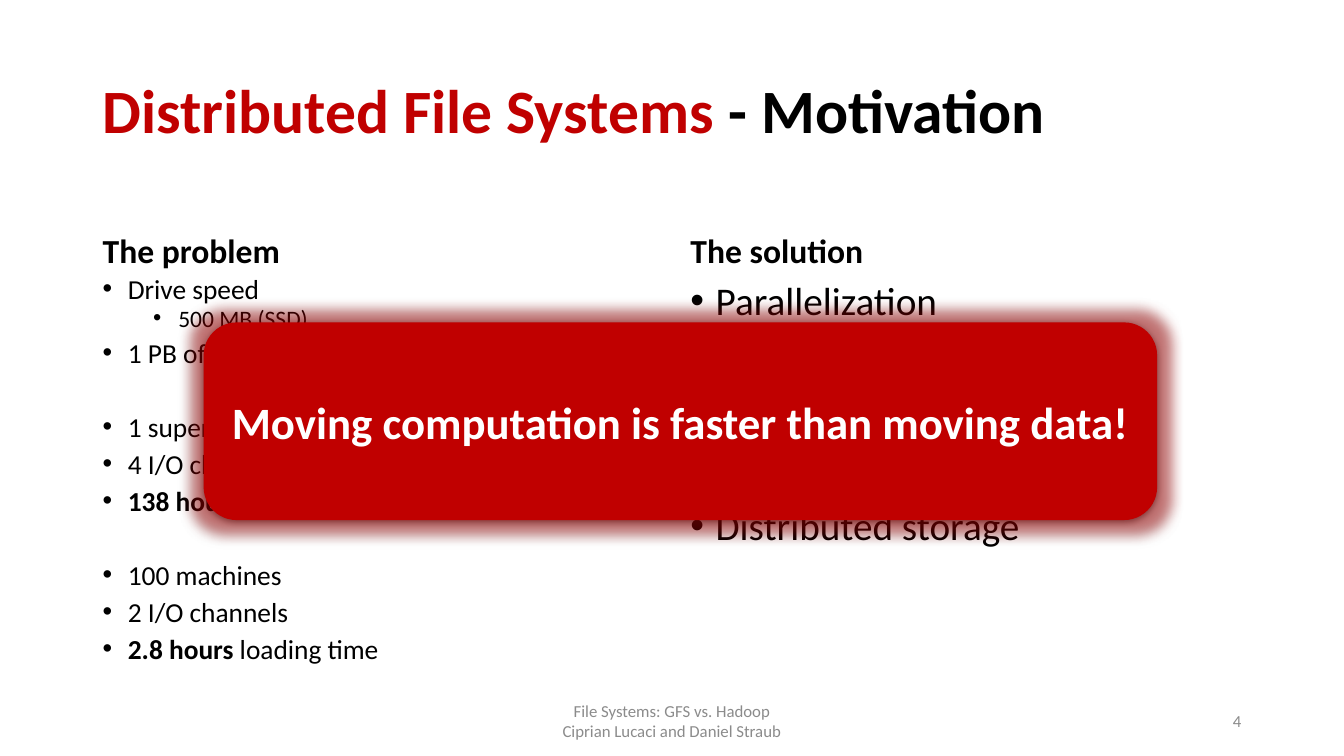
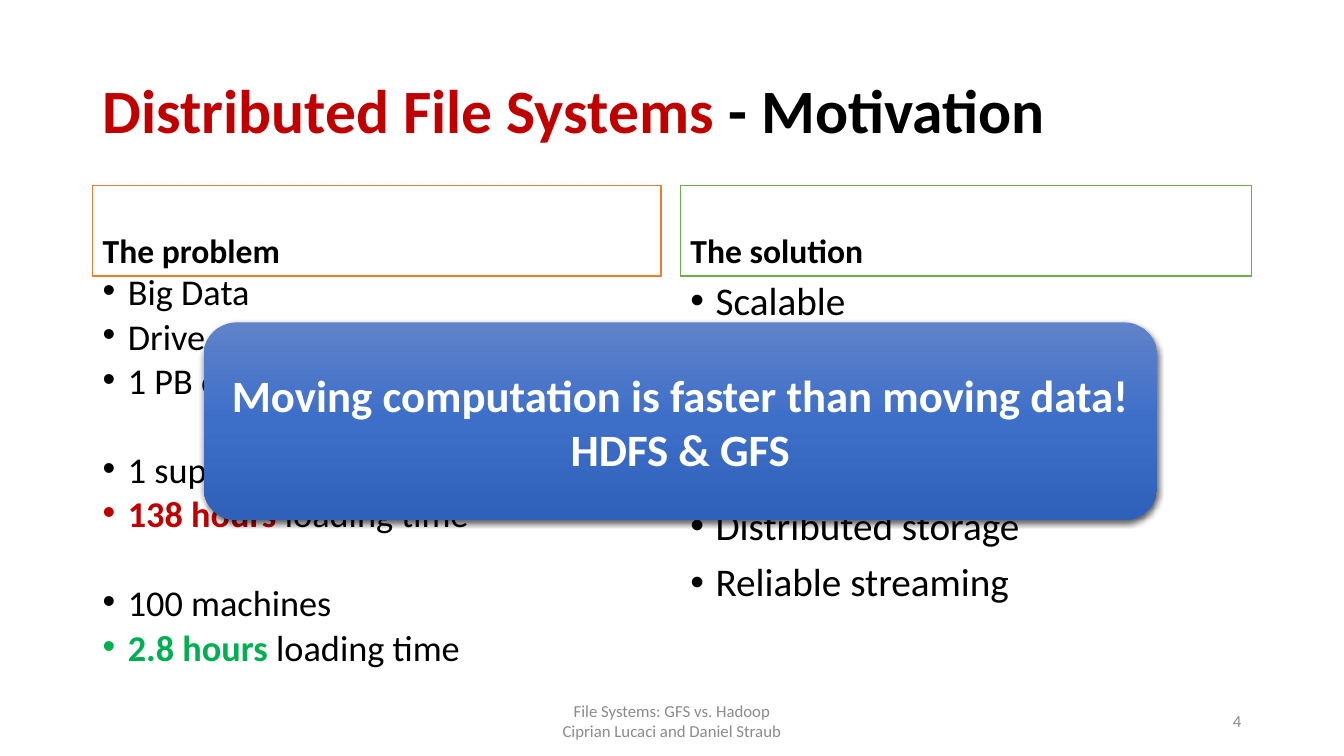
Before and after one commit to cipri7329/ss15-seminar, a slide deck: slide 4 of Presentation/DistributedFileSystems_Cipri.pptx. Drawn at 1344x756 pixels with LibreOffice and Linux fonts; fonts in the diff are those of the drawing; background and template pictures are left out. Boxes give left, top, right and bottom in pixels: in the first picture for what was removed or moved away, otherwise in the second. Text is boxed around its words. In the diff, an @@ line names an element or a change of style, - is before the commit and + after.

```diff
--- a/Presentation/DistributedFileSystems_Cipri.pptx
+++ b/Presentation/DistributedFileSystems_Cipri.pptx
@@ text "The problem": place and size @@
-text "The problem" at <box>103,239,280,269</box>
+text "The problem" at <box>93,186,661,276</box>
@@ text "The problem" at <box>93,186,661,276</box>: fill none to #FFFFFF; outline none to #ED7D31 1 pt @@
@@ text "The solution": place and size @@
-text "The solution" at <box>690,239,863,264</box>
+text "The solution" at <box>681,186,1252,276</box>
@@ text "The solution" at <box>681,186,1252,276</box>: fill none to #FFFFFF; outline none to #70AD47 1 pt @@
@@ text at <box>128,275,547,359</box>: text changed; size 19.6 to 25.9 pt @@
-• Drive speed
-  • 500 MB (SSD)
+• Big Data
+• Drive speed: 500 MB/s (SSD)
@@ text at <box>716,287,932,437</box>: text changed @@
-• Parallelization
-• Commodity machines
-• Low costs
+• Scalable
+• Fault-tolerant
+• Low cost
@@ rounded rectangle "Moving computation is faster than ..." at <box>204,323,1157,520</box>: fill #C00000 to gradient #6183CB to #3E70CA to #3062BB @@
@@ text at <box>128,364,468,668</box>: size 19.6 to 25.9 pt in "1 PB of data", "1 super computer", "138 hours loading time", "100 machines" and 1 more places; text colour #000000 to #C00000 in "138 hours"; text colour #000000 to #00B050 in "2.8 hours" @@
@@ text in rounded rectangle at <box>571,436,790,467</box>: paragraph added @@
+HDFS & GFS
@@ text at <box>128,451,288,480</box>: paragraph removed @@
-• 4 I/O channels
@@ text at <box>716,568,1009,603</box>: paragraph added @@
+• Reliable streaming
@@ text at <box>128,603,288,623</box>: paragraph removed @@
-• 2 I/O channels
```
Also in this commit, not shown: 8 other slides changed, 7 slides added, 2 other files.
